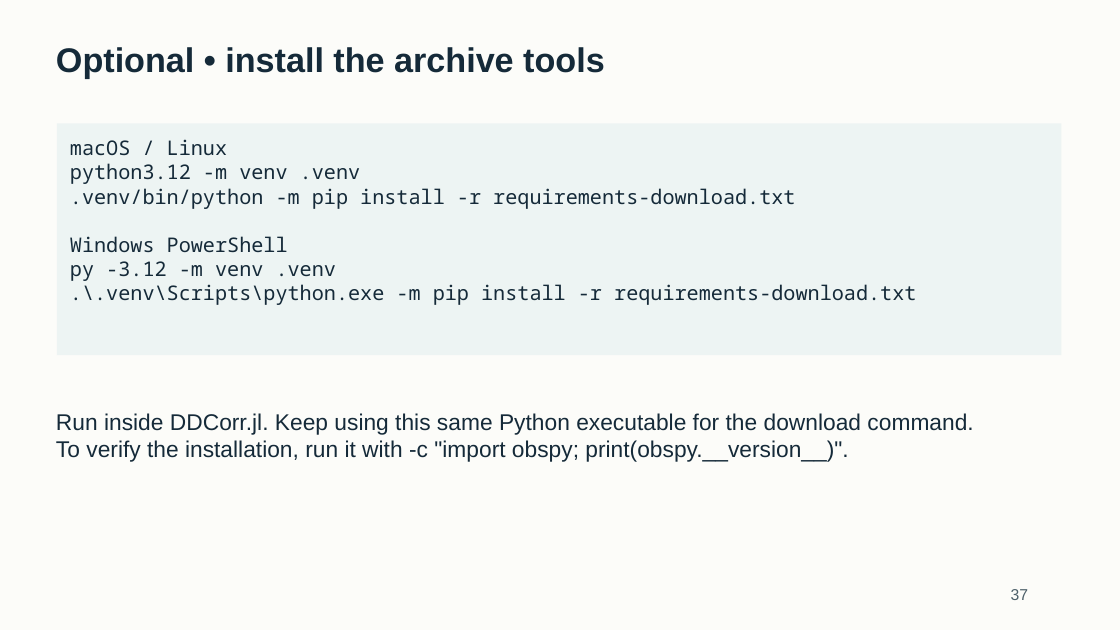
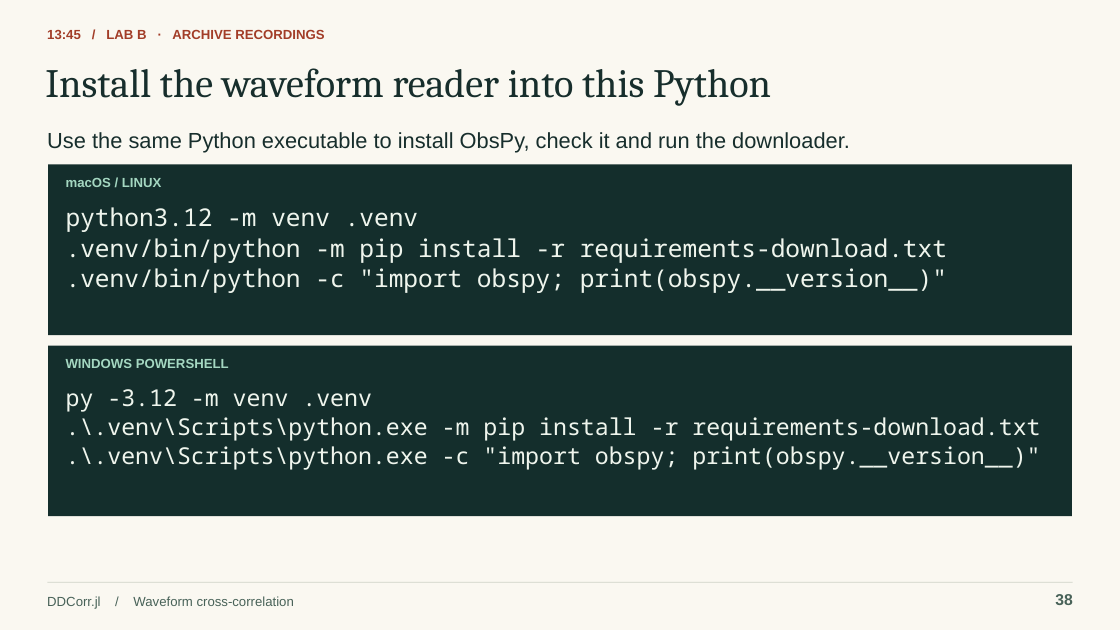
Before and after one commit to eliasrh/DDCorr.jl, a slide deck: slide 38 of teaching/DDCorr_minicourse.pptx (slide 37 before the commit). Drawn at 1120x630 pixels with LibreOffice and Linux fonts; fonts in the diff are those of the drawing. Boxes give left, top, right and bottom in pixels: in the first picture for what was removed or moved away, otherwise in the second. Text is boxed around its words. In the diff, an @@ line names an element or a change of style, - is before the commit and + after.

Commit message:
Publish the Friday DDCorr workshop and waveform practical
Teach relative travel times with a worked P waveform pair and the 100-event Bárðarbunga archive. Include a reproducible Friday guide, the editable 83-slide PowerPoint, worked answers and sources for the teaching figures.

```diff
--- a/teaching/DDCorr_minicourse.pptx
+++ b/teaching/DDCorr_minicourse.pptx
@@ background #FCFCF9 to #FAF8F1 @@
@@ text added at [47, 30, 324, 39], 11.2 pt, text #A23D28, bold @@
+13:45 / LAB B · ARCHIVE RECORDINGS
@@ text at [45, 68, 771, 106]: text changed; size 29.2 to 34.5 pt; font Arial to Cambria; text colour #152A39 to #172E2C; bold off @@
-Optional • install the archive tools
+Install the waveform reader into this Python
@@ text added at [47, 132, 850, 153], 18.8 pt, text #172E2C @@
+Use the same Python executable to install ObsPy, check it and run the downloader.
@@ text at [70, 139, 360, 184]: paragraphs removed @@
-macOS / Linux
-python3.12 -m venv .venv
@@ rectangle: place and size @@
-rectangle at [57, 124, 1062, 355]
+rectangle at [48, 165, 1072, 335]
@@ rectangle at [48, 165, 1072, 335]: fill #EDF4F3 to #142E2C @@
@@ text added at [66, 178, 162, 187], 11.2 pt, text #A4D7C1, bold @@
+macOS / LINUX
@@ text added at [66, 207, 418, 232], 21 pt, text #EFF5ED @@
+python3.12 -m venv .venv
@@ text ".venv/bin/python -m pip install -r ...": place and size @@
-text ".venv/bin/python -m pip install -r ..." at [70, 139, 916, 305]
+text ".venv/bin/python -m pip install -r ..." at [66, 238, 947, 263]
@@ text ".venv/bin/python -m pip install -r ..." at [66, 238, 947, 263]: size 17.2 to 21 pt, text colour #152A39 to #EFF5ED @@
@@ text at [70, 236, 916, 305]: paragraphs removed @@
-Windows PowerShell
-py -3.12 -m venv .venv
-.\.venv\Scripts\python.exe -m pip install -r requirements-download.txt
@@ text added at [66, 268, 947, 293], 21 pt, text #EFF5ED @@
+.venv/bin/python -c "import obspy; print(obspy.__version__)"
@@ rectangle added at [48, 345, 1072, 516], fill #142E2C @@
@@ text added at [66, 359, 229, 368], 11.2 pt, text #A4D7C1, bold @@
+WINDOWS POWERSHELL
@@ text added at [66, 389, 372, 412], 19.9 pt, text #EFF5ED @@
+py -3.12 -m venv .venv
@@ text added at [66, 417, 1040, 441], 19.9 pt, text #EFF5ED @@
+.\.venv\Scripts\python.exe -m pip install -r requirements-download.txt
@@ text at [66, 446, 1040, 470]: text changed; size 19.5 to 19.9 pt; font Arial to Noto Sans Mono; text colour #152A39 to #EFF5ED @@
-Run inside DDCorr.jl. Keep using this same Python executable for the download command.
-To verify the installation, run it with -c "import obspy; print(obspy.__version__)".
+.\.venv\Scripts\python.exe -c "import obspy; print(obspy.__version__)"
@@ rectangle added at [47, 582, 1073, 583], fill #CED3C7 @@
@@ text added at [47, 596, 294, 609], 11.2 pt, text #486258 @@
+DDCorr.jl / Waveform cross-correlation
@@ text removed at [1011, 589, 1028, 600] @@
-37
@@ text added at [1055, 594, 1072, 605], 13.5 pt, text #486258, bold @@
+38
```
Also in this commit, not shown: 82 slides added, 45 slides removed, 41 other files.
